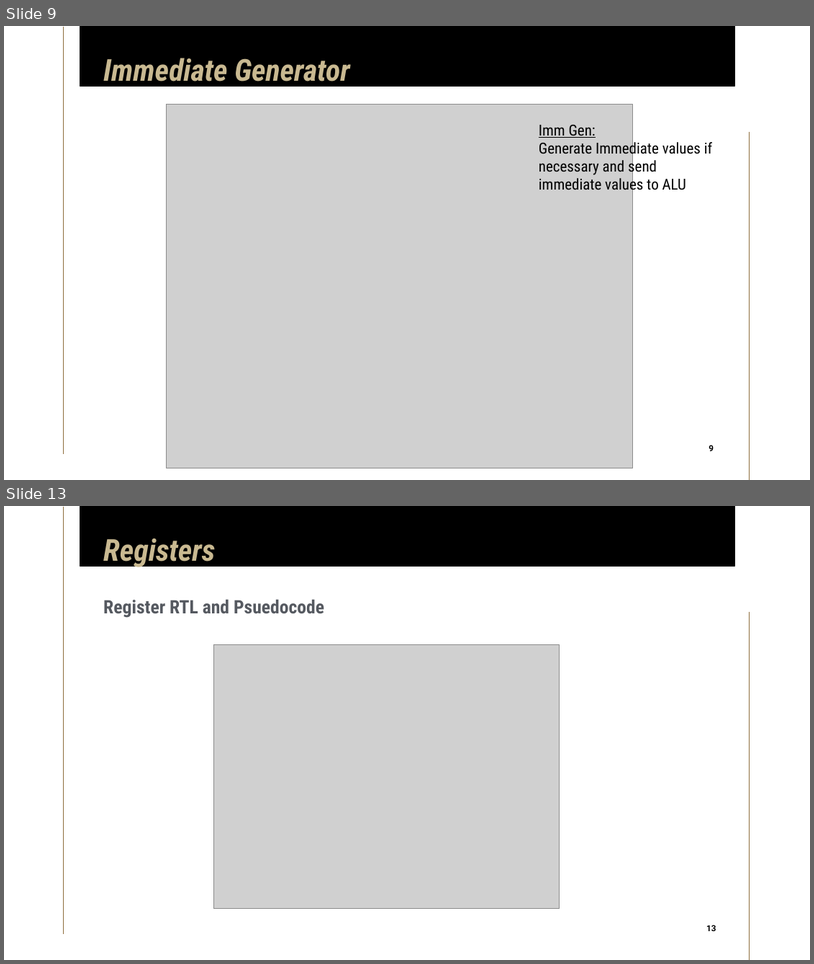
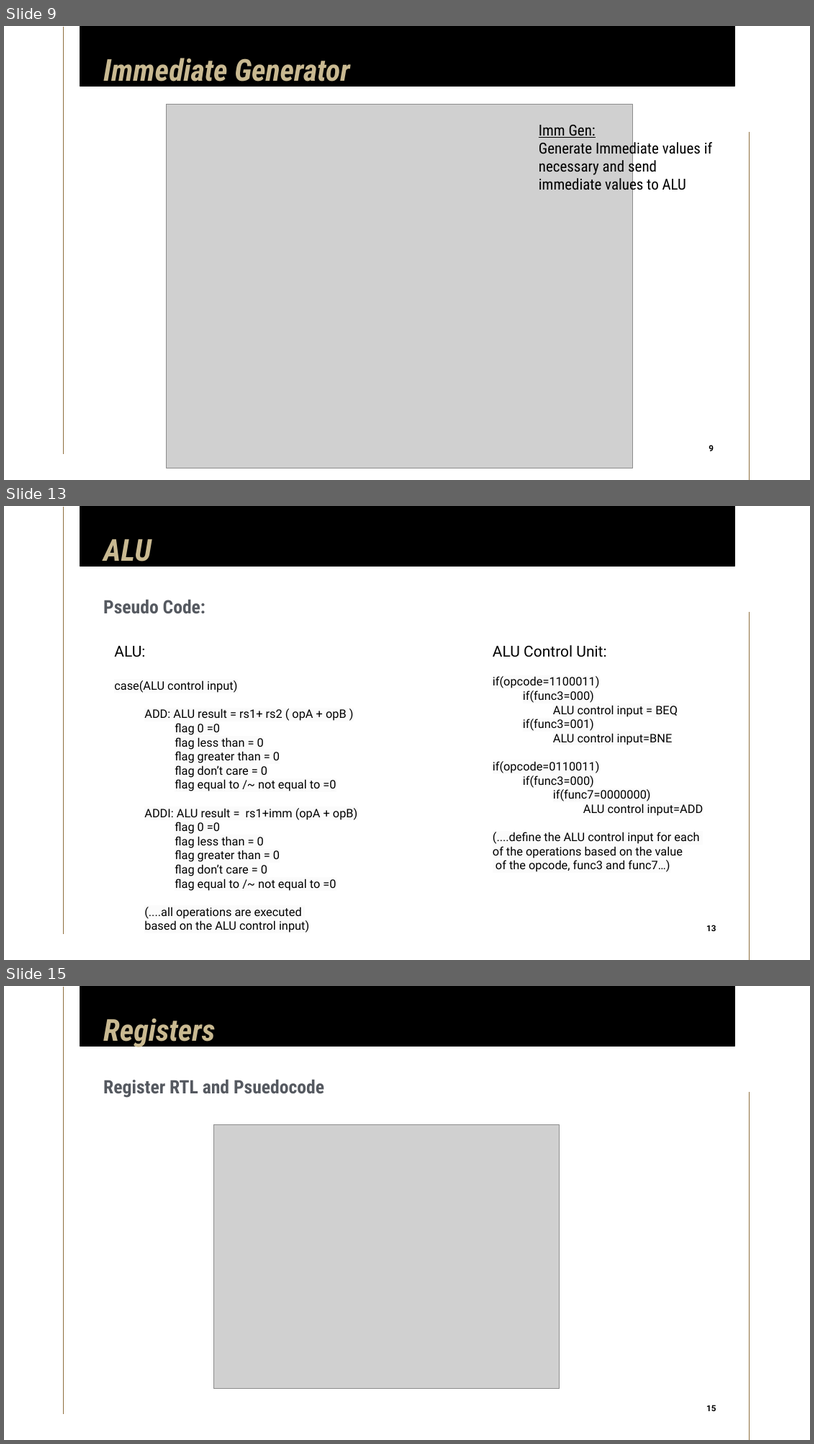
Before and after one commit to limichael246/STARS_2024, a slide deck: Project_Proposal.pptx. Shown one above the other, each under a label of ours: slides 9 and 13 before the commit, slides 9, 13 and 15 after it; the slides between them are not shown. The pictures are 814x964 and 814x1444 pixels, drawn with LibreOffice and Linux fonts; fonts in the diff are those of the drawing; grey boxes stand for pictures. Boxes give left, top, right and bottom in pixels: in the first picture for what was removed or moved away, otherwise in the second. Text is boxed around its words. In the diff, an @@ line names an element or a change of style, - is before the commit and + after.

```diff
--- a/Project_Proposal.pptx
+++ b/Project_Proposal.pptx
@@ slide 13 added at bbox=[4, 506, 810, 960], background #FFFFFF; not listed: 3 template elements that a slide beside it also shows @@
@@ title added at bbox=[103, 539, 152, 568], 36 pt, text #C9B991, bold, italic @@
+ALU
@@ subtitle added at bbox=[103, 599, 206, 613], 22 pt, text #555960, bold @@
+Pseudo Code:
@@ text added at bbox=[114, 646, 358, 932], 14 pt, text #000000 @@
+ALU:
+case(ALU control input)
+  ADD: ALU result = rs1+ rs2 ( opA + opB )
+  flag 0 =0
+  flag less than = 0
+  flag greater than = 0
+  flag don’t care = 0
+  flag equal to /~ not equal to =0
+  ADDI: ALU result = rs1+imm (opA + opB)
+  flag 0 =0
+  flag less than = 0
+  flag greater than = 0
+  flag don’t care = 0
+  flag equal to /~ not equal to =0
+  (....all operations are executed
+  based on the ALU control input)
@@ text added at bbox=[493, 645, 704, 872], 14 pt, text #000000 @@
+ALU Control Unit:
+if(opcode=1100011)
+if(func3=000)
+ALU control input = BEQ
+if(func3=001)
+ALU control input=BNE
+if(opcode=0110011)
+if(func3=000)
+if(func7=0000000)
+ALU control input=ADD
+(....define the ALU control input for each
+of the operations based on the value
+of the opcode, func3 and func7…)
@@ page number added at bbox=[702, 921, 721, 936], 10 pt, text #000000, bold @@
+13
@@ what was slide 13 is now slide 15 @@
@@ page number at bbox=[707, 1404, 716, 1411]: text changed @@
-13
+15
```
Also in this commit, not shown: 2 slides changed, 2 other slides added, 1 slide removed.
